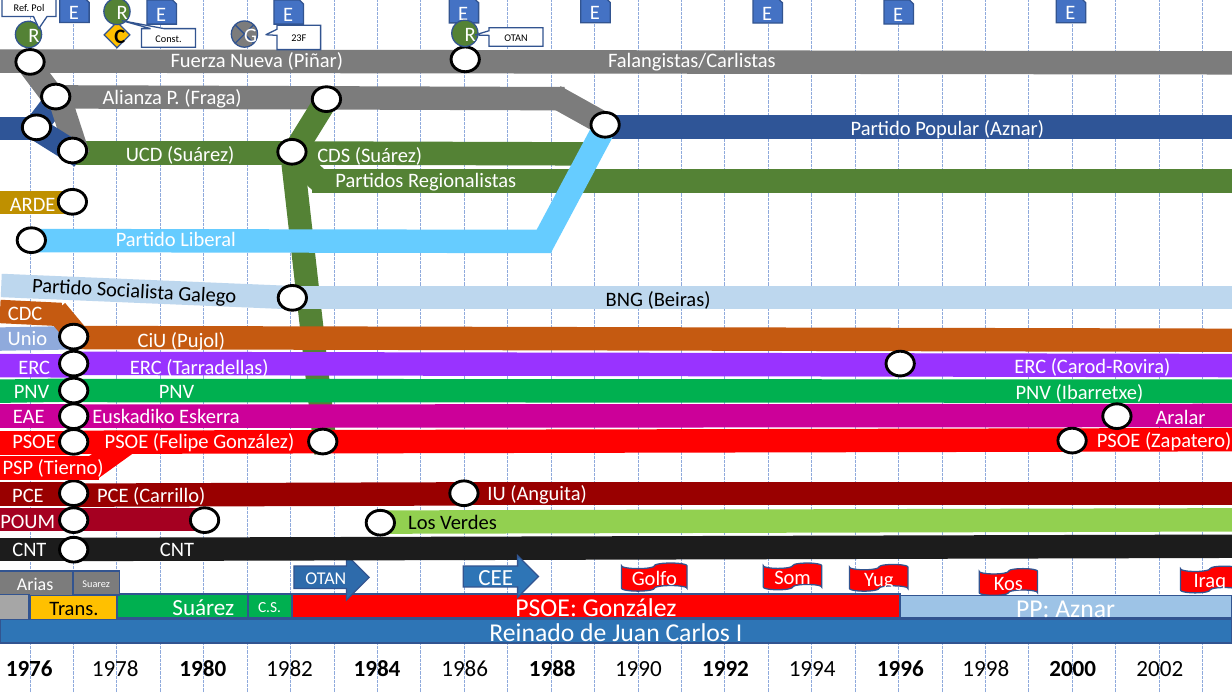
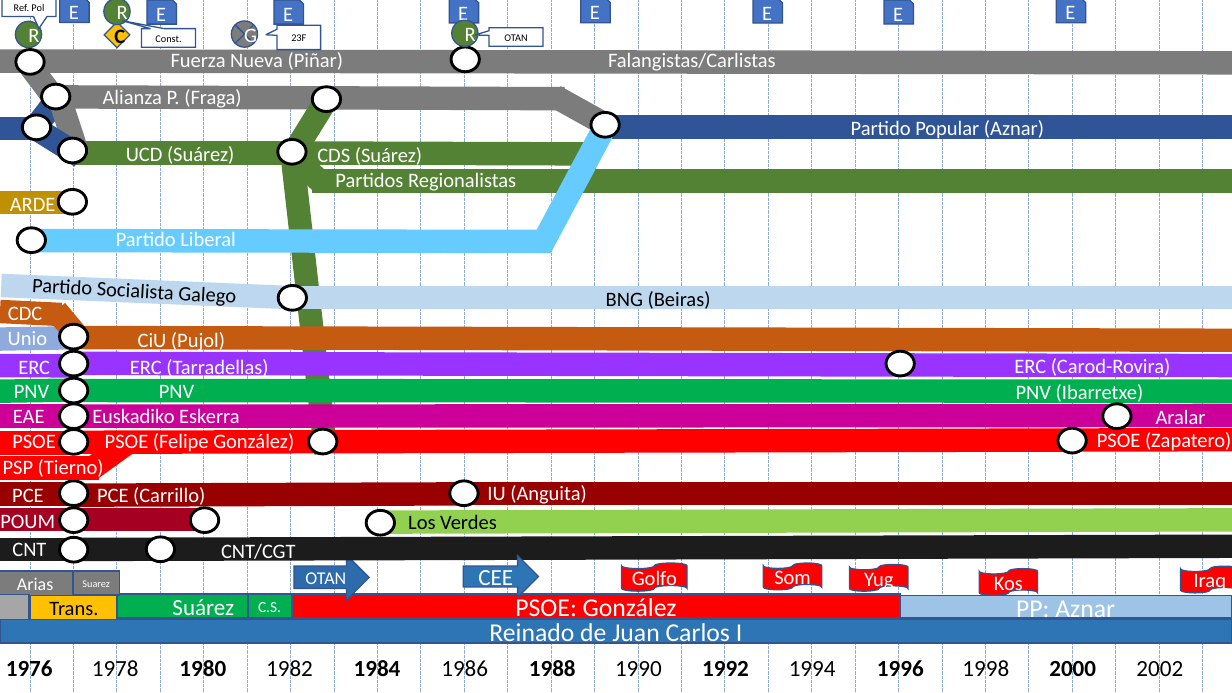
Before and after one commit to Alexggo/Spanish-History-Graph, a slide deck: slide 8 of Timeline.pptx. Drawn at 1232x693 pixels with LibreOffice and Linux fonts; fonts in the diff are those of the drawing. Boxes give left, top, right and bottom in pixels: in the first picture for what was removed or moved away, otherwise in the second. Text is boxed around its words. In the diff, an @@ line names an element or a change of style, - is before the commit and + after.

```diff
--- a/Timeline.pptx
+++ b/Timeline.pptx
@@ ellipse added at bbox=[146, 537, 175, 562], fill #FFFFFF, outline #000000 2.25 pt, 18 pt, text #FFFFFF @@
+0
@@ text at bbox=[221, 543, 295, 564]: text changed @@
-CNT
+CNT/CGT
```
Also in this commit, not shown: 6 other slides changed, 8 other files.
